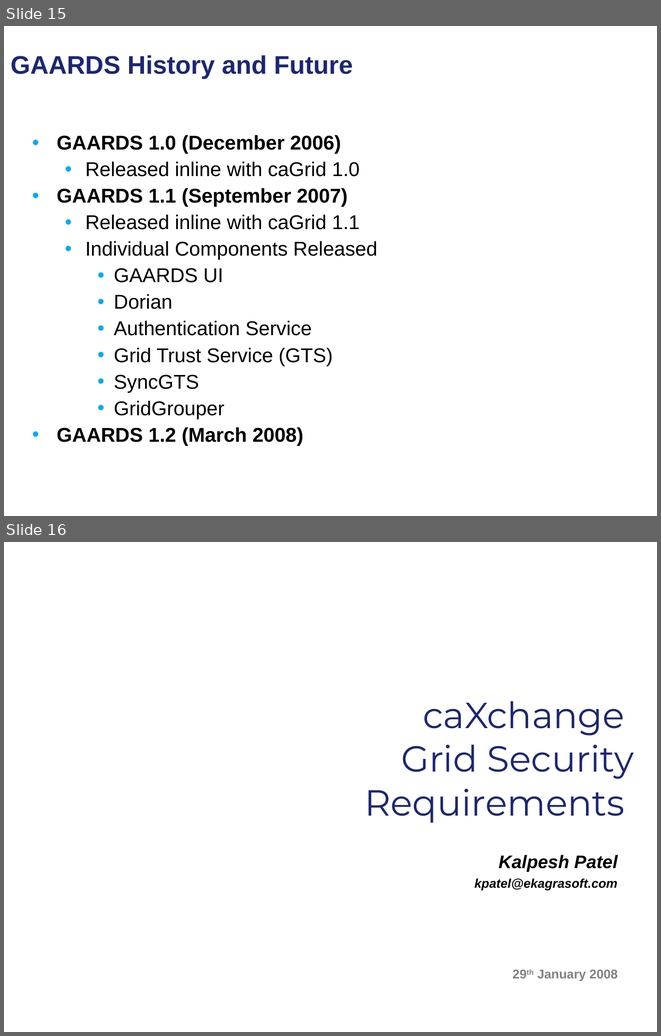
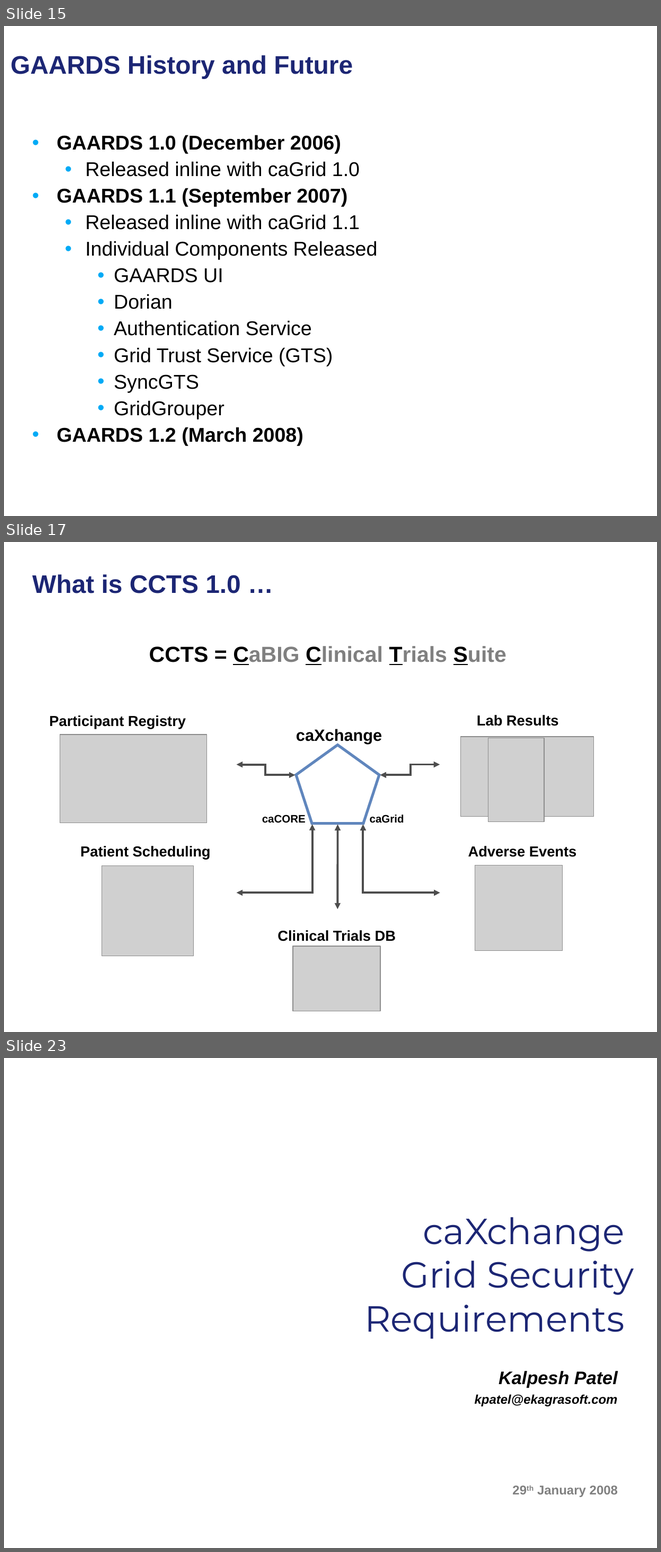
Before and after one commit to NCIP/cagrid-docs, a slide deck: presentations/security/gaards-arch-vcde-f2f-january-2008.ppt. Shown one above the other, each under a label of ours: slides 15 and 16 before the commit, slides 15, 17 and 23 after it; the slides between them are not shown. The pictures are 661x1036 and 661x1552 pixels, drawn with LibreOffice and Linux fonts; fonts in the diff are those of the drawing; grey boxes stand for pictures; background and template pictures are left out. Boxes give left, top, right and bottom in pixels: in the first picture for what was removed or moved away, otherwise in the second. Text is boxed around its words. In the diff, an @@ line names an element or a change of style, - is before the commit and + after.

```diff
--- a/presentations/security/gaards-arch-vcde-f2f-january-2008.ppt
+++ b/presentations/security/gaards-arch-vcde-f2f-january-2008.ppt
@@ slide 17 added at [4, 542, 657, 1032], background picture (left out) @@
@@ title added at [32, 574, 241, 593], 28 pt, text #1C2674, bold @@
+What is CCTS 1.0 …
@@ text added at [149, 646, 506, 665], 24 pt, text #808080, bold @@
+CCTS = CaBIG Clinical Trials Suite
@@ text added at [49, 715, 186, 729], 16 pt, text #000000, bold @@
+Participant Registry
@@ text added at [477, 715, 559, 726], 16 pt, text #000000, bold @@
+Lab Results
@@ picture added at [60, 734, 206, 823] @@
@@ picture added at [460, 737, 593, 816] @@
@@ picture added at [488, 738, 545, 821] @@
@@ group added at [237, 729, 440, 909]: 4 elbow double arrows, 3 texts, 1 pentagon, 1 double arrow @@
+caGrid
+caXchange
+caCORE
@@ text added at [80, 846, 211, 859], 16 pt, text #000000, bold @@
+Patient Scheduling
@@ text added at [468, 846, 577, 857], 16 pt, text #000000, bold @@
+Adverse Events
@@ picture added at [102, 866, 193, 956] @@
@@ picture added at [475, 865, 562, 951] @@
@@ text added at [277, 930, 396, 941], 16 pt, text #000000, bold @@
+Clinical Trials DB
@@ picture added at [293, 946, 380, 1011] @@
@@ what was slide 16 is now slide 23 @@
```
Also in this commit, not shown: 6 other slides added.
